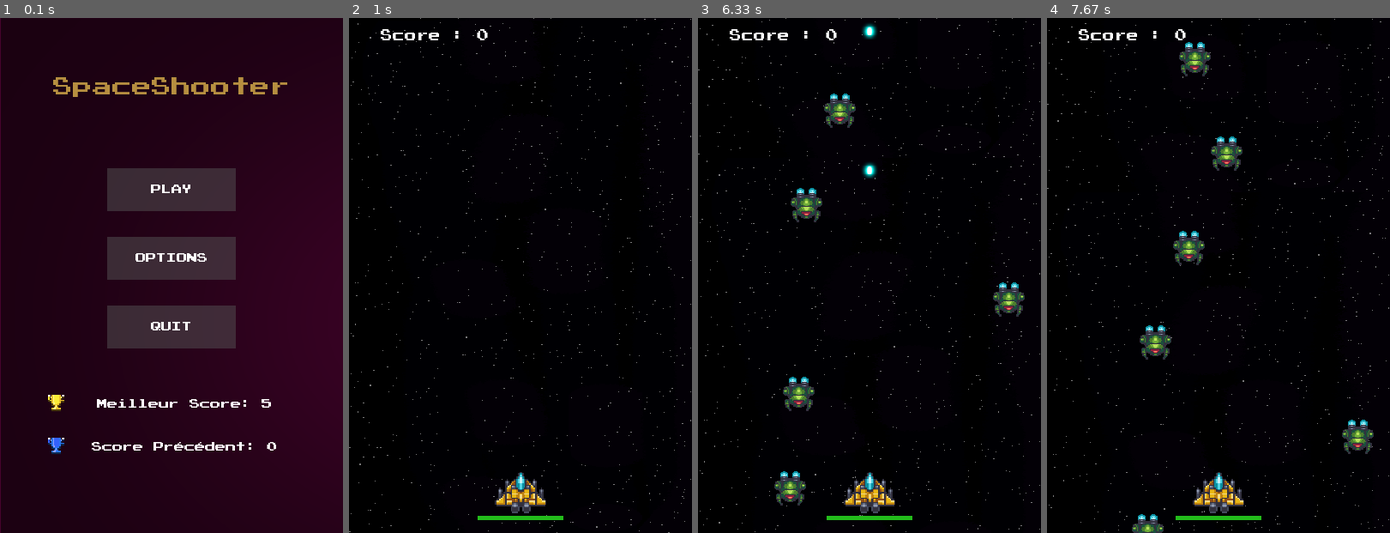
Above: before the commit, frames 1-4 (left to right).
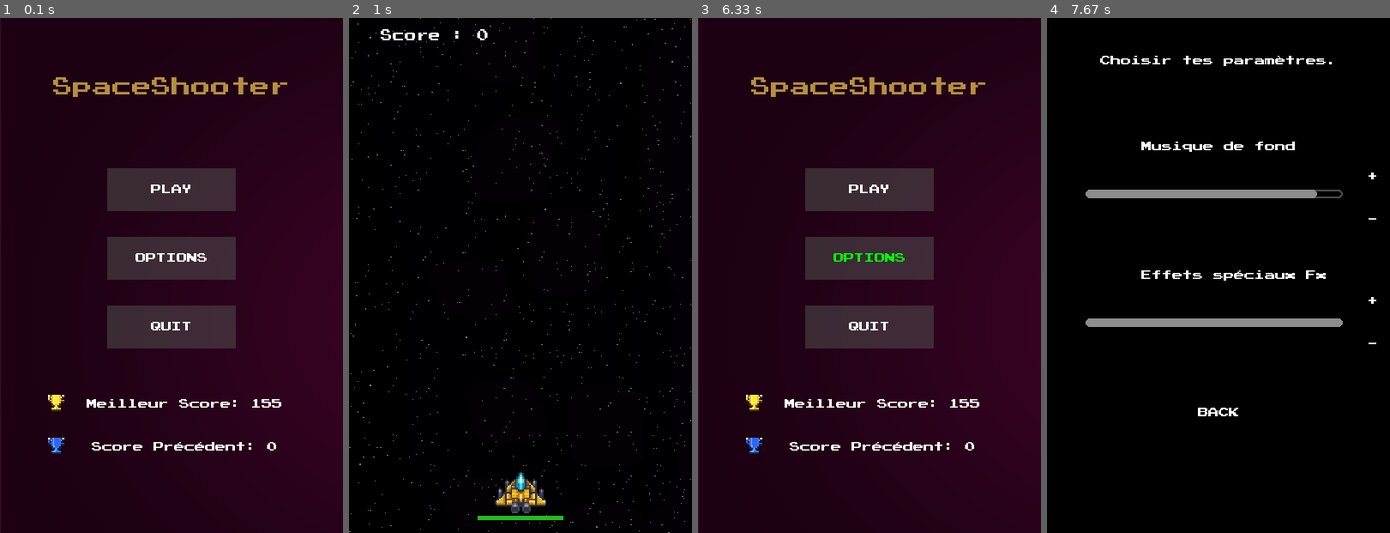
Above: after the commit, the same moments.

Repository: Fabien-crypto/SpaceShooter
Game: pygame game, started from main.py
Two runs of this game, one before a commit and one after it. Both use one fixed random seed, a clock stepped at 60 frames per second and the inputs below.
Inputs (mouse positions are in pixels of both pictures, inside the frame that each line leads up to):
- Up to frame 1 (0.1 s): no input
- Up to frame 2 (1 s): click "PLAY" at 0.88 s
- Up to frame 3 (6.33 s): tap Space at 1.17, 1.57, 1.87, 2.07, 2.37, 2.57, 2.87, 3.13, 3.47, 3.77, 4.3, 4.6, 4.97, 5.37, 5.67 s; click (770, 177) at 5.85 s; click (883, 254) at 6.18 s
- Up to frame 4 (7.67 s): click (1218, 260) at 6.52 s, where only the run after the commit has a clickable "OPTIONS"; click (1372, 218) at 7.02 s, where only the run after the commit has a clickable "-"; move the mouse to (1341, 393) at 7.3 s; click (1341, 393) at 7.35 s

The runs differ from the first frame. In frame 1, 0.3% of the frame differs, in the area x 25-82%, y 74-76%; in frame 2, nothing differs; in frame 3, 100%, in the area x 0-100%, y 0-100%; in frame 4, 7.4%.

Commit message:
Validation

Diff:
--- a/main.py
+++ b/main.py
@@ -19,6 +19,7 @@
 mixer.init()
 mixer.music.load('sounds/01_Title Screen.mp3')
 volume = 0.5
+volumejeux = 0.5
 mixer.music.set_volume(volume)
 mixer.music.play()
 
@@ -55,12 +56,12 @@
         fichier.write(bestscore+"\n"+str(score))
         fichier.close()
 
-
+position=300
+position2=300
 def options(menu):
     global volume
+    global volumejeux
     global position,position2
-    position=300
-    position2=300
     while True:
         OPTIONS_MOUSE_POS = pygame.mouse.get_pos()
         screen.fill("black")
@@ -92,8 +93,10 @@
             button.changeColor(OPTIONS_MOUSE_POS)
             button.update(screen)
 
-        pygame.draw.rect(screen, (127, 127, 127), pygame.Rect(45, 200, position, 10))
-        pygame.draw.rect(screen, (127, 127, 127), pygame.Rect(45, 350, position2, 10))
+        pygame.draw.rect(screen, (75,75,75), pygame.Rect(45, 200, 300, 10),2,5)
+        pygame.draw.rect(screen, (140, 140, 140), pygame.Rect(45, 200, position, 10),0,5)
+        pygame.draw.rect(screen, (75, 75, 75), pygame.Rect(45, 350, 300, 10),2,5)
+        pygame.draw.rect(screen, (140, 140, 140), pygame.Rect(45, 350, position2, 10),0,5)
 
         for event in pygame.event.get():
             if event.type == pygame.QUIT:
@@ -110,12 +113,14 @@
                 if OPTIONS_PLUS.checkForInput(OPTIONS_MOUSE_POS):
                     if volume<0.5 and position <300:
                         volume += 0.05
+                        volumejeux += 0.05
                         position += 30
 
                     mixer.music.set_volume(volume)
                 if OPTIONS_MOINS.checkForInput(OPTIONS_MOUSE_POS):
                     if volume>0 and position >0:
                         volume -= 0.05
+                        volumejeux -= 0.05
                         position -= 30
                     mixer.music.set_volume(volume)
 
@@ -209,11 +214,11 @@
 
 def jeu():
     global score
+    global volumejeux
     #Musique de fond#
     mixer.init()
     mixer.music.load('sounds/10 Drummed vaus.mp3')
     mixer.music.play()
-    volumejeux = 0.5
     mixer.music.set_volume(volumejeux)
 
     #Temps du jeu #
--- a/monster.py
+++ b/monster.py
@@ -36,6 +36,9 @@
         if self.game.check_collision(self,self.game.all_players) :
             self.game.player.damage(self.attack)
             self.game.all_monsters.remove(self)
+        if self.rect.y > 490 :
+            self.remove()
+            self.game.player.damage(self.attack)
 
     def launch_laser(self) :
         self.all_laser.add(Laser_ennemie(self))
--- a/player.py
+++ b/player.py
@@ -22,8 +22,9 @@
         self.last_shoot =  pygame.time.get_ticks()
 
     def damage(self, amount) :
-        if self.health < 50 :
-            self.game.all_players.remove(self)
+        if self.health < 0 :
+            from main import main_menu
+            main_menu()
         else :
             self.health -= amount
 
--- a/scores.txt
+++ b/scores.txt
@@ -1,2 +1,2 @@
-5
+155
 0
